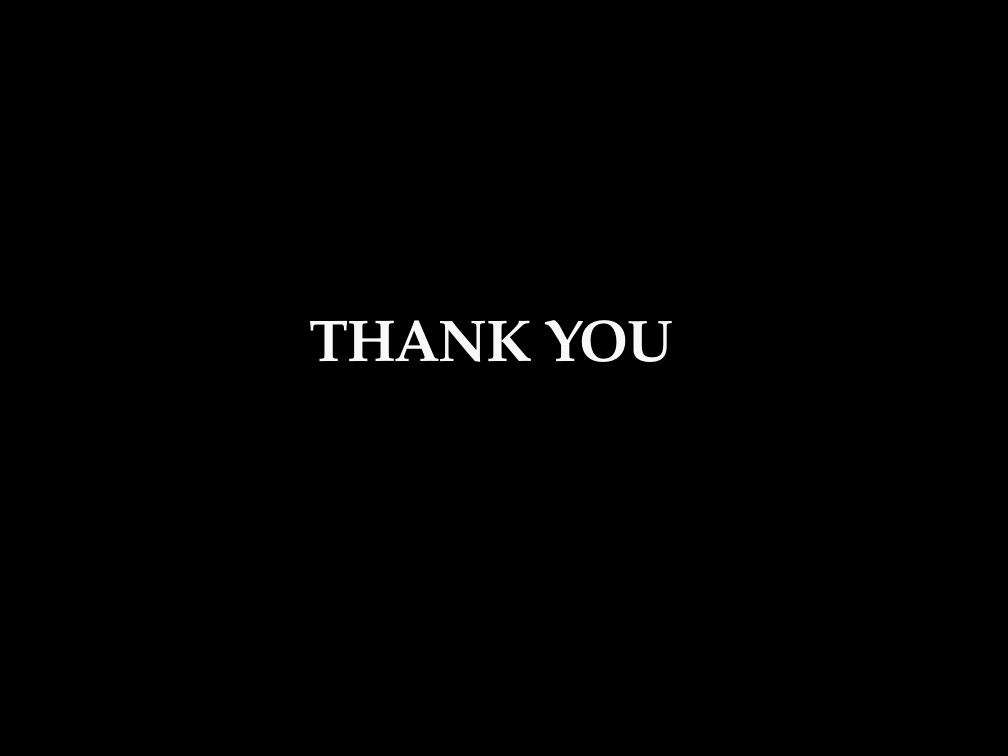
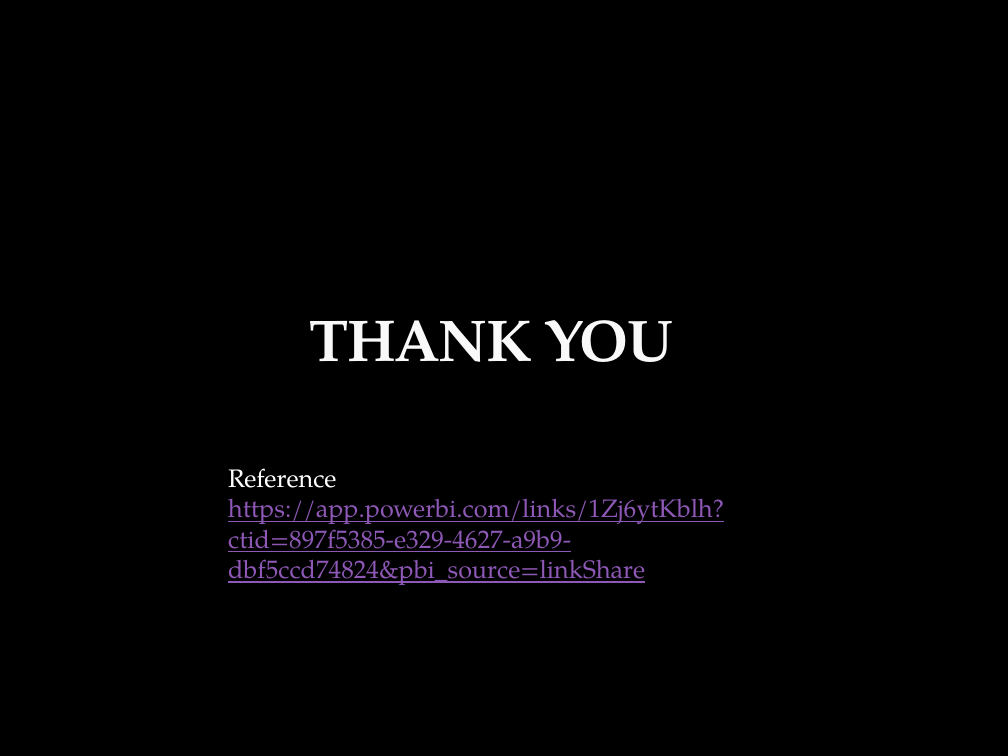
Before and after one commit to SSP972/Investment_analysis, a slide deck: slide 10 of InvestmentAnalysisDetailedReport.pptx. Drawn at 1008x756 pixels with LibreOffice and Linux fonts; fonts in the diff are those of the drawing; background and template pictures are left out. Boxes give left, top, right and bottom in pixels: in the first picture for what was removed or moved away, otherwise in the second. Text is boxed around its words. In the diff, an @@ line names an element or a change of style, - is before the commit and + after.

```diff
--- a/InvestmentAnalysisDetailedReport.pptx
+++ b/InvestmentAnalysisDetailedReport.pptx
@@ text added at (x1=228, y1=468, x2=724, y2=585), 18 pt, text #8E58B6, underline @@
+Reference
+https://app.powerbi.com/links/1Zj6ytKblh?ctid=897f5385-e329-4627-a9b9-dbf5ccd74824&pbi_source=linkShare
```
Also in this commit, not shown: 3 other files.
